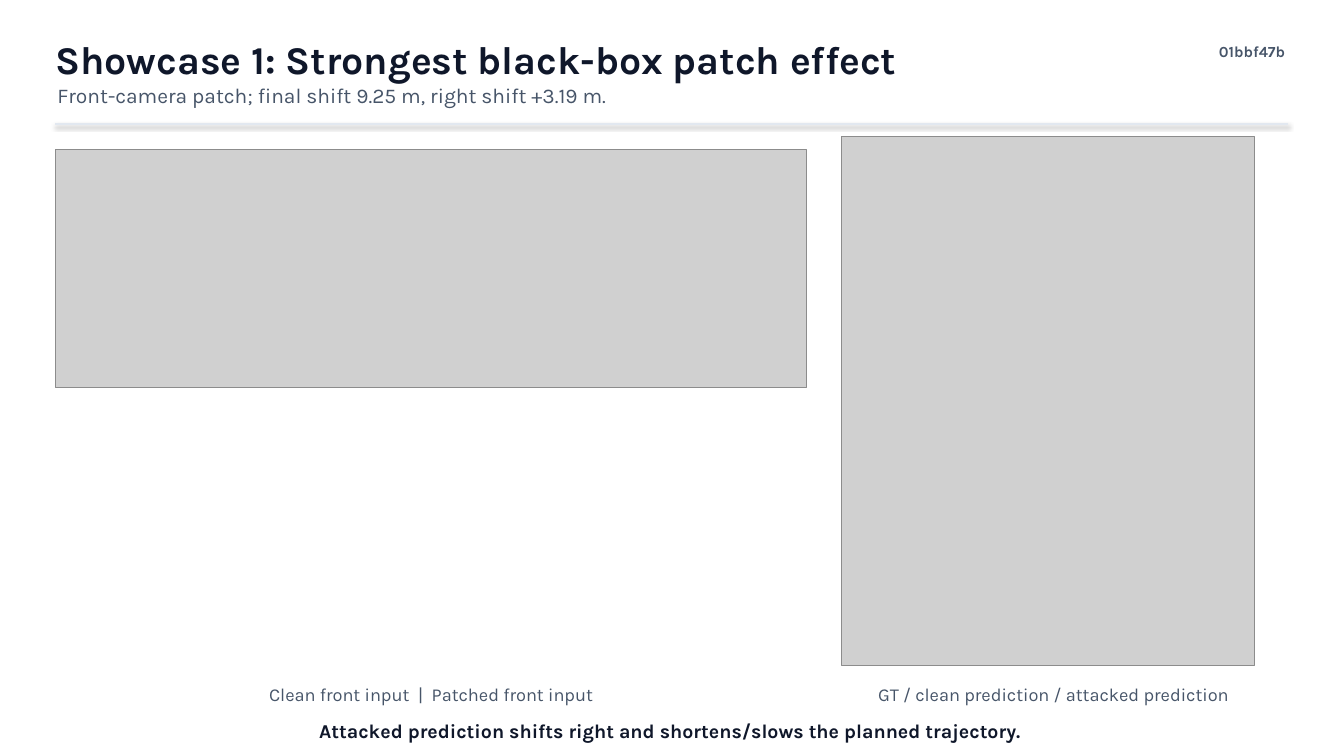
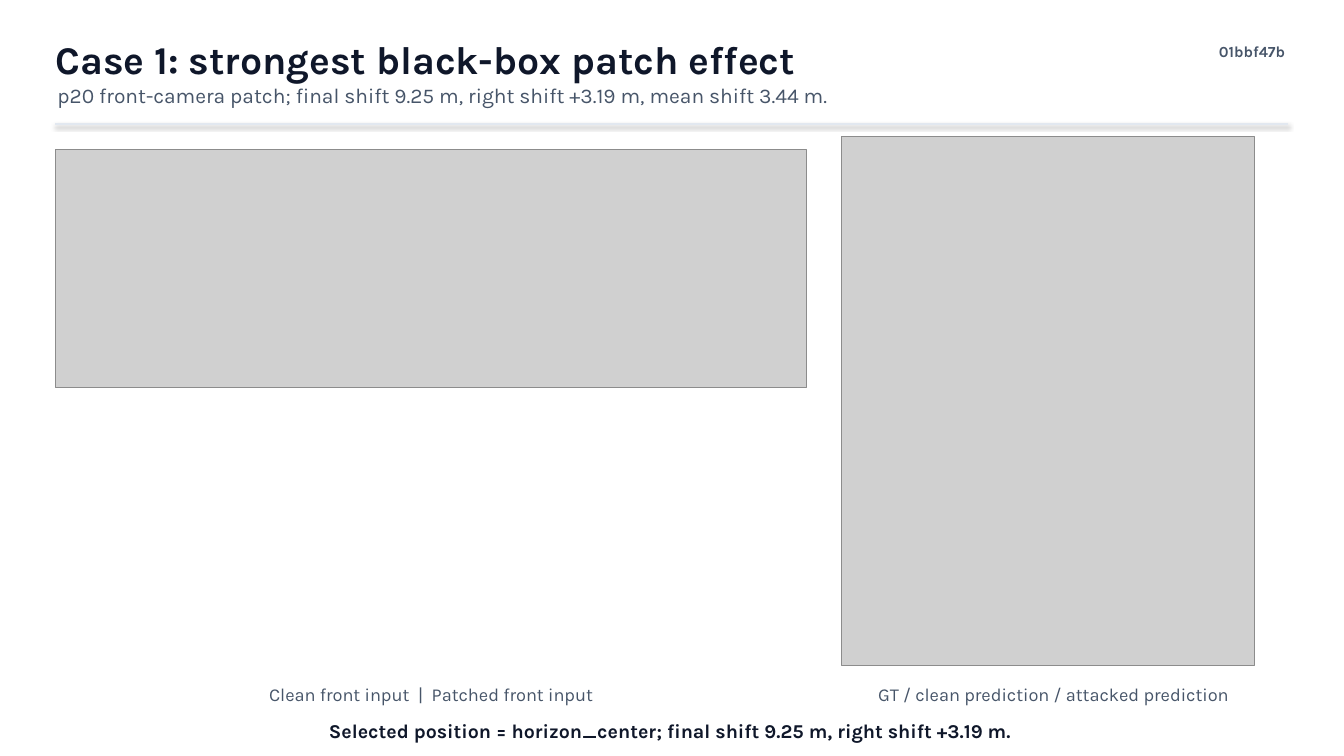
Before and after one commit to ulairii/AutoVLA, a slide deck: slide 1 of report/autovla_blackbox_attack_2slides.pptx. Drawn at 1344x756 pixels with LibreOffice and Linux fonts; fonts in the diff are those of the drawing; grey boxes stand for pictures. Boxes give left, top, right and bottom in pixels: in the first picture for what was removed or moved away, otherwise in the second. Text is boxed around its words. In the diff, an @@ line names an element or a change of style, - is before the commit and + after.

Commit message:
Add all AutoVLA attack cases to slides

```diff
--- a/report/autovla_blackbox_attack_2slides.pptx
+++ b/report/autovla_blackbox_attack_2slides.pptx
@@ text at [55,47,795,84]: text changed @@
-Showcase 1: Strongest black-box patch effect
+Case 1: strongest black-box patch effect
@@ text at [57,88,827,108]: text changed @@
-Front-camera patch; final shift 9.25 m, right shift +3.19 m.
+p20 front-camera patch; final shift 9.25 m, right shift +3.19 m, mean shift 3.44 m.
@@ text at [329,724,1011,743]: text changed @@
-Attacked prediction shifts right and shortens/slows the planned trajectory.
+Selected position = horizon_center; final shift 9.25 m, right shift +3.19 m.
```
Also in this commit, not shown: 1 other slide changed, 3 slides added, 4 other files.
